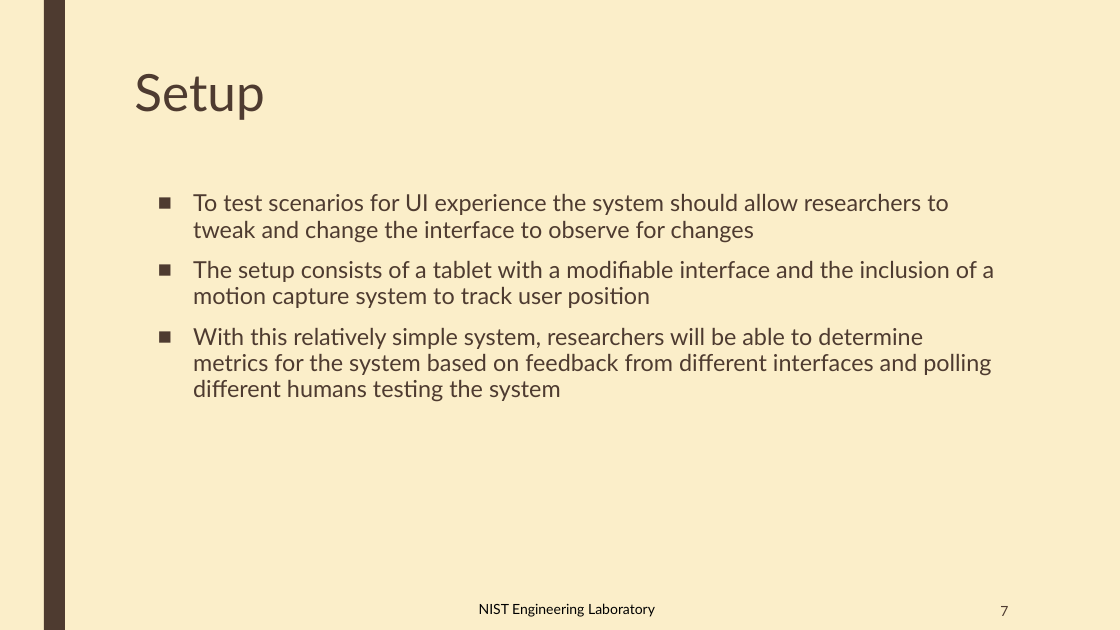
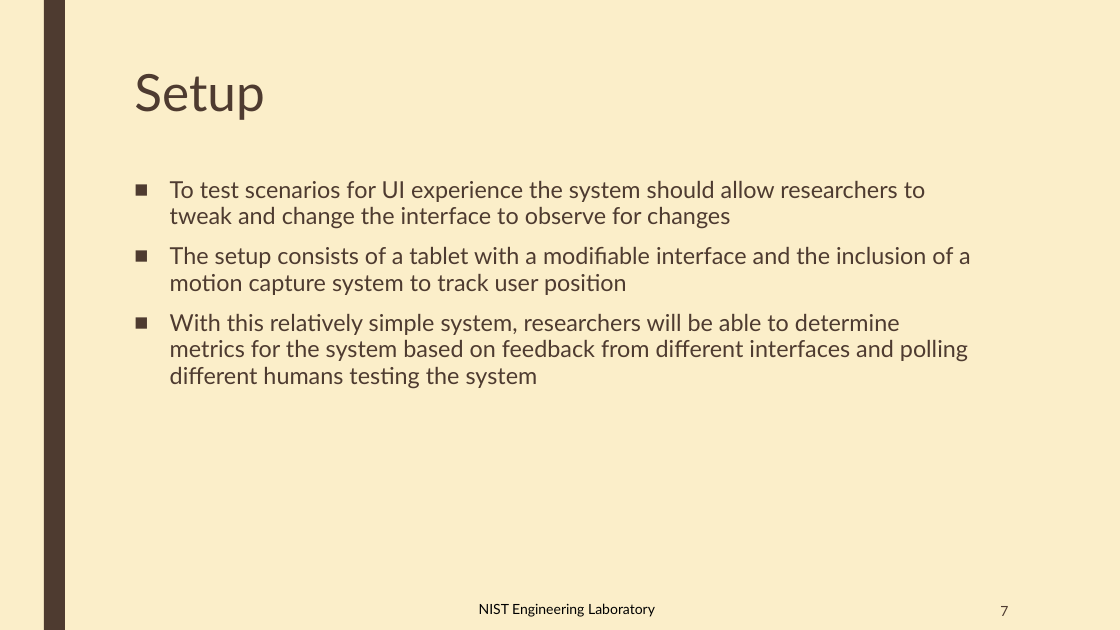
Before and after one commit to OvercodedStack/CRPI-UI-DOCUMENTATION-Summer-of-2019, a slide deck: slide 7 of Collaborative Robotics User interface and HRI Metrics [Autosaved].pptx. Drawn at 1120x630 pixels with LibreOffice and Linux fonts; fonts in the diff are those of the drawing. Boxes give left, top, right and bottom in pixels: in the first picture for what was removed or moved away, otherwise in the second. Text is boxed around its words. In the diff, an @@ line names an element or a change of style, - is before the commit and + after.

```diff
--- a/Collaborative Robotics User interface and HRI Metrics [Autosaved].pptx
+++ b/Collaborative Robotics User interface and HRI Metrics [Autosaved].pptx
@@ text "To test scenarios for UI ...": place and size @@
-text "To test scenarios for UI ..." at box(193, 194, 995, 402)
+text "To test scenarios for UI ..." at box(170, 181, 971, 389)
```
Also in this commit, not shown: 1 other slide changed, 7 other files.
